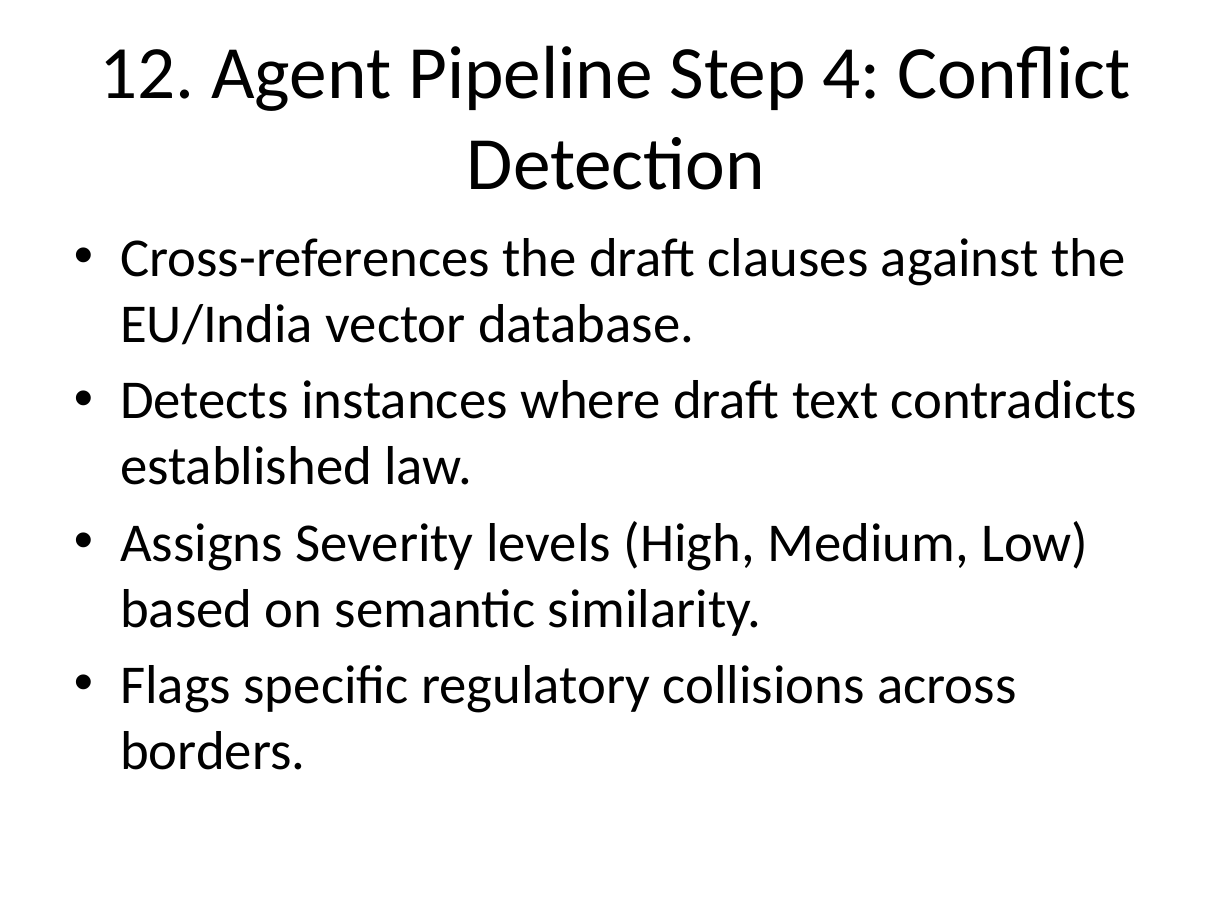
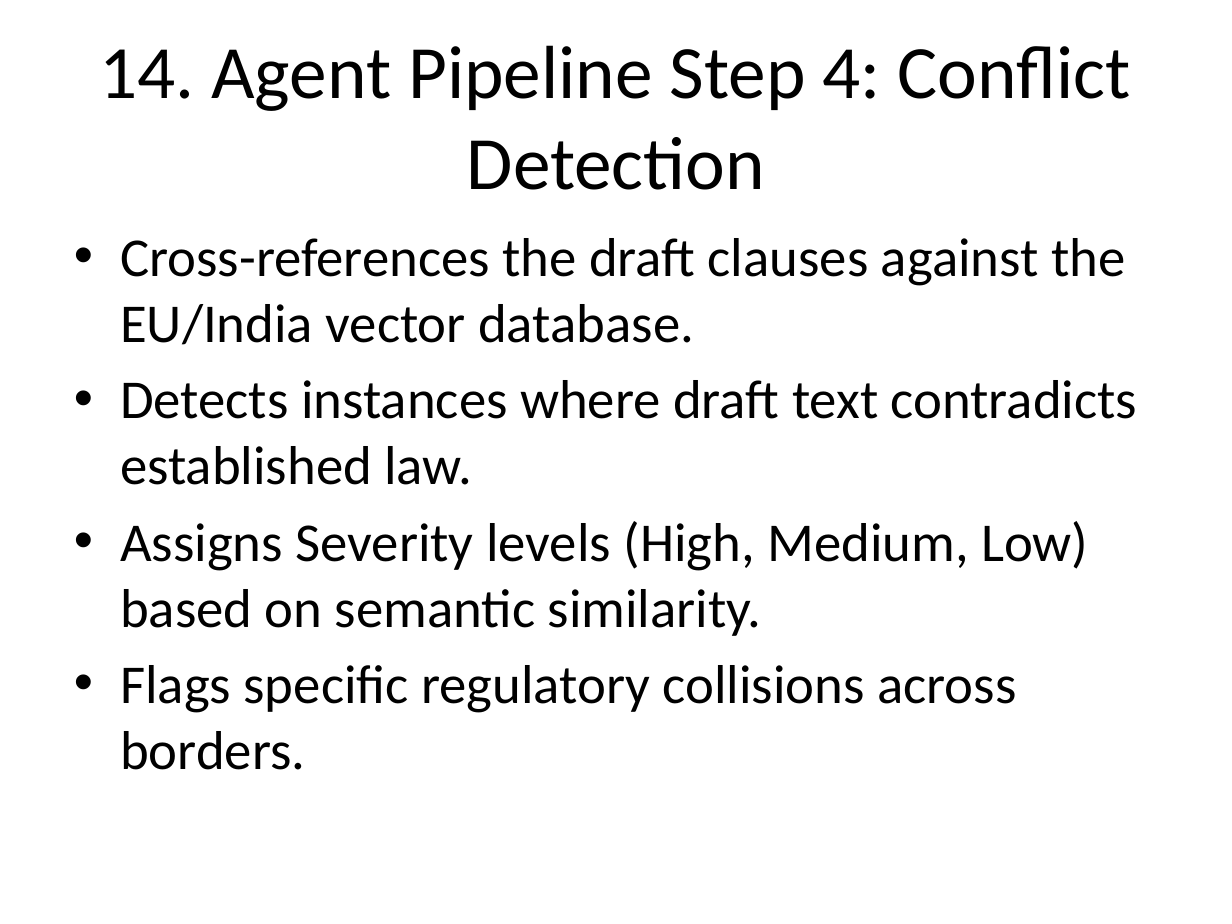
Before and after one commit to avika124/ai-governance-copilot, a slide deck: slide 15 of AI_Governance_Copilot_Presentation.pptx (slide 13 before the commit). Drawn at 1232x924 pixels with LibreOffice and Linux fonts; fonts in the diff are those of the drawing. Boxes give left, top, right and bottom in pixels: in the first picture for what was removed or moved away, otherwise in the second. Text is boxed around its words. In the diff, an @@ line names an element or a change of style, - is before the commit and + after.

```diff
--- a/AI_Governance_Copilot_Presentation.pptx
+++ b/AI_Governance_Copilot_Presentation.pptx
@@ title at <box>99,45,1131,190</box>: text changed @@
-12. Agent Pipeline Step 4: Conflict Detection
+14. Agent Pipeline Step 4: Conflict Detection
```
Also in this commit, not shown: 15 other slides changed, 3 slides added, 1 other file.
